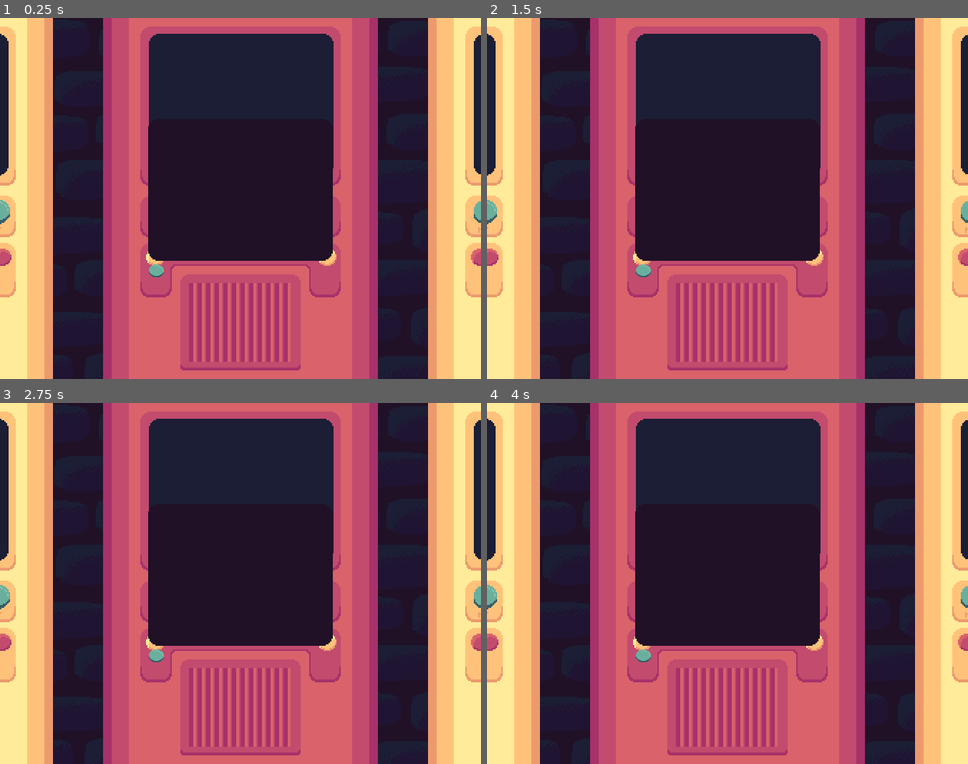
Above: before the commit, frames 1-4 (two rows, left to right).
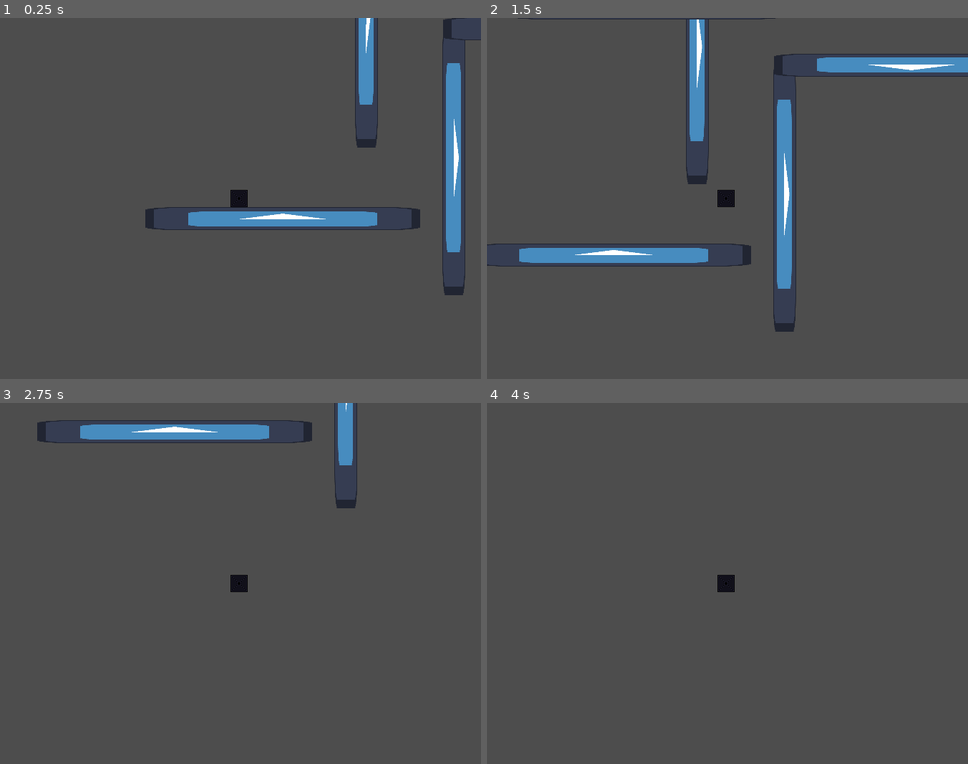
Above: after the commit, the same moments.

Repository: appellatebaton0/speedtape
Game: Godot game, scene res://Scenes/Main.tscn
Same seed, same stepped clock (60 frames per second), same inputs: the game is played once before the commit and once after it. The engine's default icon, where the game draws it, is replaced by a stand-in: a white triangle on a blue panel in a dark square.
Inputs:
- Up to frame 1 (0.25 s): no input
- Up to frame 2 (1.5 s): tap Enter at 0.5 s; hold D (Right) from 0.53 s (still down); tap S (Dash) at 0.6, 1.35 s; tap Space (Jump) at 0.77 s
- Up to frame 3 (2.75 s): tap Space (Jump) at 1.52 s; release D (Right) at 2.03 s; hold A (Left) from 2.03 s (still down); tap S (Dash) at 2.1 s
- Up to frame 4 (4 s): release A (Left) at 2.78 s; hold D (Right) from 2.78 s (still down); tap S (Dash) at 2.85, 3.6 s; tap Space (Jump) at 3.02, 3.5, 3.77 s

The runs differ from the first frame. In frame 1, 100% of the frame differs, in the area x 0-100%, y 0-100%; in frame 2, 99%; in frame 3, 100%; in frame 4, 100%.

Commit message:
h7.2 - Decorator Scripts & Punchcard Resources
Made the rest of the Punchcard resources for the remaining directions, and wrote all the scripts for the different kinds of Decorators.

Diff:
--- /dev/null
+++ b/Assets/Punchcards/DownLeftPunchcard.tres
@@ -0,0 +1,15 @@
+[gd_resource type="Resource" script_class="Punchcard" format=3 uid="uid://hy1o6rsw5tmy"]
+
+[ext_resource type="Script" uid="uid://dg7mpiann4iwq" path="res://Scenes/Punchcard/Punchcard.gd" id="1_sbsh5"]
+
+[sub_resource type="Gradient" id="Gradient_70js3"]
+
+[sub_resource type="GradientTexture2D" id="GradientTexture2D_ery76"]
+gradient = SubResource("Gradient_70js3")
+fill_from = Vector2(1, 1)
+
+[resource]
+script = ExtResource("1_sbsh5")
+_direction = Vector2(-1, 1)
+_texture = SubResource("GradientTexture2D_ery76")
+metadata/_custom_type_script = "uid://dg7mpiann4iwq"
--- /dev/null
+++ b/Assets/Punchcards/DownRightPunchcard.tres
@@ -0,0 +1,15 @@
+[gd_resource type="Resource" script_class="Punchcard" format=3 uid="uid://dpx83jq4qa225"]
+
+[ext_resource type="Script" uid="uid://dg7mpiann4iwq" path="res://Scenes/Punchcard/Punchcard.gd" id="1_efipx"]
+
+[sub_resource type="Gradient" id="Gradient_70js3"]
+
+[sub_resource type="GradientTexture2D" id="GradientTexture2D_ery76"]
+gradient = SubResource("Gradient_70js3")
+fill_from = Vector2(1, 1)
+
+[resource]
+script = ExtResource("1_efipx")
+_direction = Vector2(1, 1)
+_texture = SubResource("GradientTexture2D_ery76")
+metadata/_custom_type_script = "uid://dg7mpiann4iwq"
--- /dev/null
+++ b/Assets/Punchcards/UpLeftPunchcard.tres
@@ -0,0 +1,15 @@
+[gd_resource type="Resource" script_class="Punchcard" format=3 uid="uid://c3at66clyqe3a"]
+
+[ext_resource type="Script" uid="uid://dg7mpiann4iwq" path="res://Scenes/Punchcard/Punchcard.gd" id="1_8b8q6"]
+
+[sub_resource type="Gradient" id="Gradient_v0buf"]
+
+[sub_resource type="GradientTexture2D" id="GradientTexture2D_hkrai"]
+gradient = SubResource("Gradient_v0buf")
+fill_to = Vector2(0, 1)
+
+[resource]
+script = ExtResource("1_8b8q6")
+_direction = Vector2(-1, -1)
+_texture = SubResource("GradientTexture2D_hkrai")
+metadata/_custom_type_script = "uid://dg7mpiann4iwq"
--- /dev/null
+++ b/Assets/Punchcards/UpRightPunchcard.tres
@@ -0,0 +1,15 @@
+[gd_resource type="Resource" script_class="Punchcard" format=3 uid="uid://0hngbilfr1jp"]
+
+[ext_resource type="Script" uid="uid://dg7mpiann4iwq" path="res://Scenes/Punchcard/Punchcard.gd" id="1_1um1a"]
+
+[sub_resource type="Gradient" id="Gradient_v0buf"]
+
+[sub_resource type="GradientTexture2D" id="GradientTexture2D_hkrai"]
+gradient = SubResource("Gradient_v0buf")
+fill_to = Vector2(0, 1)
+
+[resource]
+script = ExtResource("1_1um1a")
+_direction = Vector2(1, -1)
+_texture = SubResource("GradientTexture2D_hkrai")
+metadata/_custom_type_script = "uid://dg7mpiann4iwq"
--- a/Assets/Shaders/DitheringTransition.gdshader
+++ b/Assets/Shaders/DitheringTransition.gdshader
@@ -42,4 +42,8 @@
 		COLOR.rgb = transition_color.rgb;
 		COLOR.a *= transition_color.a;
 	}
+
+	// DEBUG VIEW
+	//COLOR.b = index;
+	//COLOR.r = texture(noise, new_uv).r;
 }
--- a/Scenes/Feedtape/Feedtape.gd
+++ b/Scenes/Feedtape/Feedtape.gd
@@ -100,6 +100,7 @@
 
 func restart_feedtape() -> void:
 	feedtape_index = 0
+	feedtape_direction = 1
 
 func set_feedtape(new_tape:Array[Punchcard]):
 	feedtape = new_tape
--- a/Scenes/Main.tscn
+++ b/Scenes/Main.tscn
@@ -7,8 +7,9 @@
 [ext_resource type="Resource" uid="uid://7gdbj7apr7be" path="res://Assets/Punchcards/UpPunchcard.tres" id="4_v1gob"]
 [ext_resource type="Resource" uid="uid://bw7s5otqj6qqu" path="res://Assets/Punchcards/RightPunchcard.tres" id="5_jw32o"]
 [ext_resource type="Resource" uid="uid://30snqrwweqeg" path="res://Assets/Punchcards/LeftPunchcard.tres" id="6_50glp"]
-[ext_resource type="Script" uid="uid://din0pcxshj7gj" path="res://Scenes/Punchcard/PunchcardDecorator/DashDecorator.gd" id="6_jw32o"]
+[ext_resource type="Script" uid="uid://din0pcxshj7gj" path="res://Scenes/Punchcard/PunchcardDecorator/RenewDecorator.gd" id="6_jw32o"]
 [ext_resource type="Texture2D" uid="uid://dmnkcwoamq5ip" path="res://Assets/Textures/MenuBackdrop.png" id="9_4kpch"]
+[ext_resource type="Shader" uid="uid://ditppuuk1mppv" path="res://Assets/Shaders/DitheringTransition.gdshader" id="10_frkhe"]
 [ext_resource type="Texture2D" uid="uid://dij05d22n8qsi" path="res://Assets/Textures/ScreenTexture.png" id="10_grg3l"]
 [ext_resource type="Texture2D" uid="uid://dfu2vqsbonk52" path="res://Assets/Textures/ComputerButton.png" id="11_frkhe"]
 
@@ -24,6 +25,20 @@
 script = ExtResource("6_jw32o")
 decorates = ExtResource("4_v1gob")
 metadata/_custom_type_script = "uid://din0pcxshj7gj"
+
+[sub_resource type="FastNoiseLite" id="FastNoiseLite_cht3v"]
+frequency = 1.0
+
+[sub_resource type="NoiseTexture2D" id="NoiseTexture2D_ttckb"]
+noise = SubResource("FastNoiseLite_cht3v")
+
+[sub_resource type="ShaderMaterial" id="ShaderMaterial_gsfb5"]
+shader = ExtResource("10_frkhe")
+shader_parameter/multiplier = Vector2(129, 99)
+shader_parameter/threshold = 0.5
+shader_parameter/smoothing = 0.73
+shader_parameter/noise = SubResource("NoiseTexture2D_ttckb")
+shader_parameter/transition_color = Color(0.10980392, 0.11764706, 0.20392157, 1)
 
 [sub_resource type="AtlasTexture" id="AtlasTexture_u4muc"]
 atlas = ExtResource("11_frkhe")
@@ -114,6 +129,7 @@
 shape = SubResource("RectangleShape2D_xf4i5")
 
 [node name="CanvasLayer" type="CanvasLayer" parent="." unique_id=1415683420]
+visible = false
 
 [node name="HUD" type="Control" parent="CanvasLayer" unique_id=2093146616]
 layout_mode = 3
@@ -162,6 +178,7 @@
 size_flags_vertical = 4
 
 [node name="TextureRect" type="TextureRect" parent="CanvasLayer/HUD/TextureRect/HBoxContainer/VBoxContainer" unique_id=609162809]
+material = SubResource("ShaderMaterial_gsfb5")
 custom_minimum_size = Vector2(258, 198)
 layout_mode = 2
 texture = ExtResource("10_grg3l")
--- /dev/null
+++ b/Scenes/Punchcard/PunchcardDecorator/CycleDecorator.gd
@@ -0,0 +1,22 @@
+class_name CYCLE extends PunchcardDecorator
+## Makes the decorator under it only run every other application.
+
+@export var run_this_cycle := true # Whether the decorator will run this cycle.
+
+func run_decoration(_to:Feedtape) -> void: run_this_cycle =! run_this_cycle
+
+func run(to:Feedtape):
+	if decorates is PunchcardDecorator and run_this_cycle: decorates.run(to)  # Run the original program.
+	run_decoration(to) # Run the decoration for the program.
+
+func get_overlay() -> Texture2D:
+
+	var new := GradientTexture1D.new()
+
+	var grad := Gradient.new()
+	grad.add_point(0.25, Color.BLACK)
+	grad.add_point(0.75, Color.RED)
+
+	new.gradient = grad
+
+	return new
--- /dev/null
+++ b/Scenes/Punchcard/PunchcardDecorator/DoubleDecorator.gd
@@ -0,0 +1,15 @@
+class_name DOUBLE extends PunchcardDecorator
+## Doubles the length of the dash it's decorating.
+
+func run_decoration(to:Feedtape) -> void: to.dash_timer *= 2
+func get_overlay() -> Texture2D:
+
+	var new := GradientTexture1D.new()
+
+	var grad := Gradient.new()
+	grad.add_point(0.25, Color.BLACK)
+	grad.add_point(0.75, Color.RED)
+
+	new.gradient = grad
+
+	return new
--- /dev/null
+++ b/Scenes/Punchcard/PunchcardDecorator/KillDecorator.gd
@@ -0,0 +1,15 @@
+class_name KILL extends PunchcardDecorator
+## Kills the movement of the feedtape.
+
+func run_decoration(to:Feedtape) -> void: to.feedtape_direction = 0
+func get_overlay() -> Texture2D:
+
+	var new := GradientTexture1D.new()
+
+	var grad := Gradient.new()
+	grad.add_point(0.25, Color.BLACK)
+	grad.add_point(0.75, Color.RED)
+
+	new.gradient = grad
+
+	return new
--- /dev/null
+++ b/Scenes/Punchcard/PunchcardDecorator/RenewDecorator.gd
@@ -0,0 +1,16 @@
+class_name RENEW extends PunchcardDecorator
+## Allows the player to dash again immediately after the decorated card,
+## without having to touch the ground before.
+
+func run_decoration(to:Feedtape) -> void: to.dashes_left += 1
+func get_overlay() -> Texture2D:
+
+	var new := GradientTexture1D.new()
+
+	var grad := Gradient.new()
+	grad.add_point(0.25, Color.BLACK)
+	grad.add_point(0.75, Color.RED)
+
+	new.gradient = grad
+
+	return new
--- a/Scenes/Punchcard/PunchcardDecorator/DashDecorator.gd
+++ b/Scenes/Punchcard/PunchcardDecorator/ReverseDecorator.gd
@@ -1,6 +1,7 @@
-class_name DashDecorator extends PunchcardDecorator
+class_name REVERSE extends PunchcardDecorator
+## Reverses the direction the feedtape moves.
 
-func run_decoration(to:Feedtape) -> void: to.dashes_left += 1
+func run_decoration(to:Feedtape) -> void: to.feedtape_direction *= -1
 func get_overlay() -> Texture2D:
 
 	var new := GradientTexture1D.new()
--- /dev/null
+++ b/Scenes/Punchcard/PunchcardDecorator/SkipDecorator.gd
@@ -0,0 +1,15 @@
+class_name SKIP extends PunchcardDecorator
+## Skips the card after this in the feedtape.
+
+func run_decoration(to:Feedtape) -> void: to.feedtape_index += to.feedtape_direction
+func get_overlay() -> Texture2D:
+
+	var new := GradientTexture1D.new()
+
+	var grad := Gradient.new()
+	grad.add_point(0.25, Color.BLACK)
+	grad.add_point(0.75, Color.RED)
+
+	new.gradient = grad
+
+	return new
Not shown, added: Scenes/Punchcard/PunchcardDecorator/CycleDecorator.gd.uid
Not shown, added: Scenes/Punchcard/PunchcardDecorator/DoubleDecorator.gd.uid
Not shown, added: Scenes/Punchcard/PunchcardDecorator/KillDecorator.gd.uid
Renamed: Scenes/Punchcard/PunchcardDecorator/DashDecorator.gd.uid -> Scenes/Punchcard/PunchcardDecorator/RenewDecorator.gd.uid
Not shown, added: Scenes/Punchcard/PunchcardDecorator/ReverseDecorator.gd.uid
Not shown, added: Scenes/Punchcard/PunchcardDecorator/SkipDecorator.gd.uid
